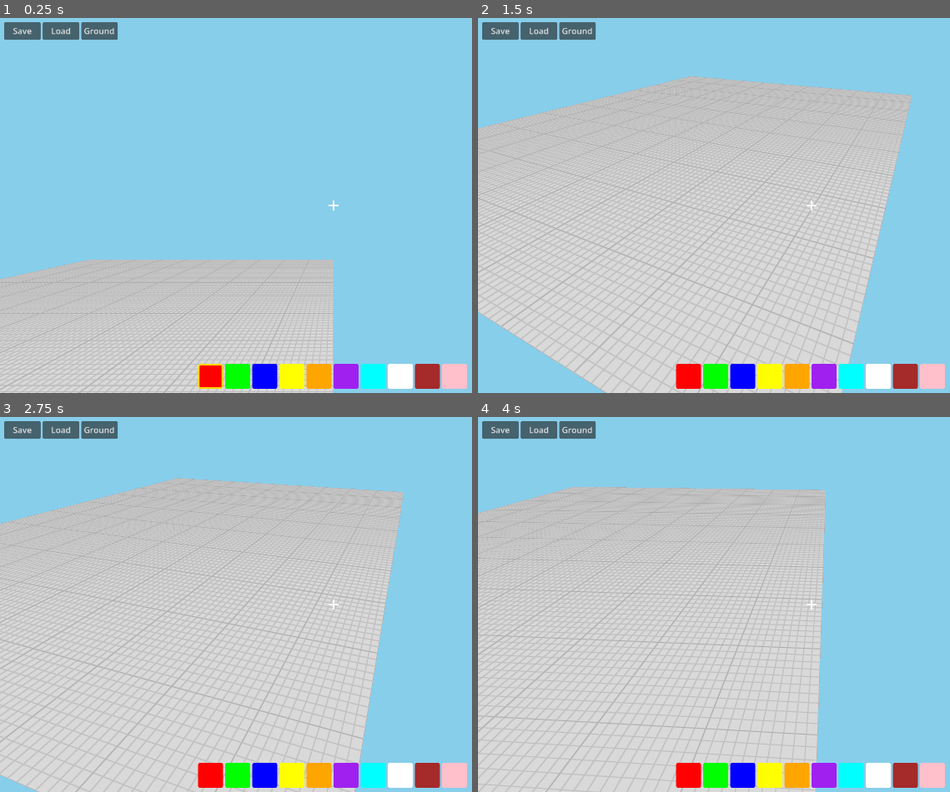
Above: before the commit, frames 1-4 (two rows, left to right).
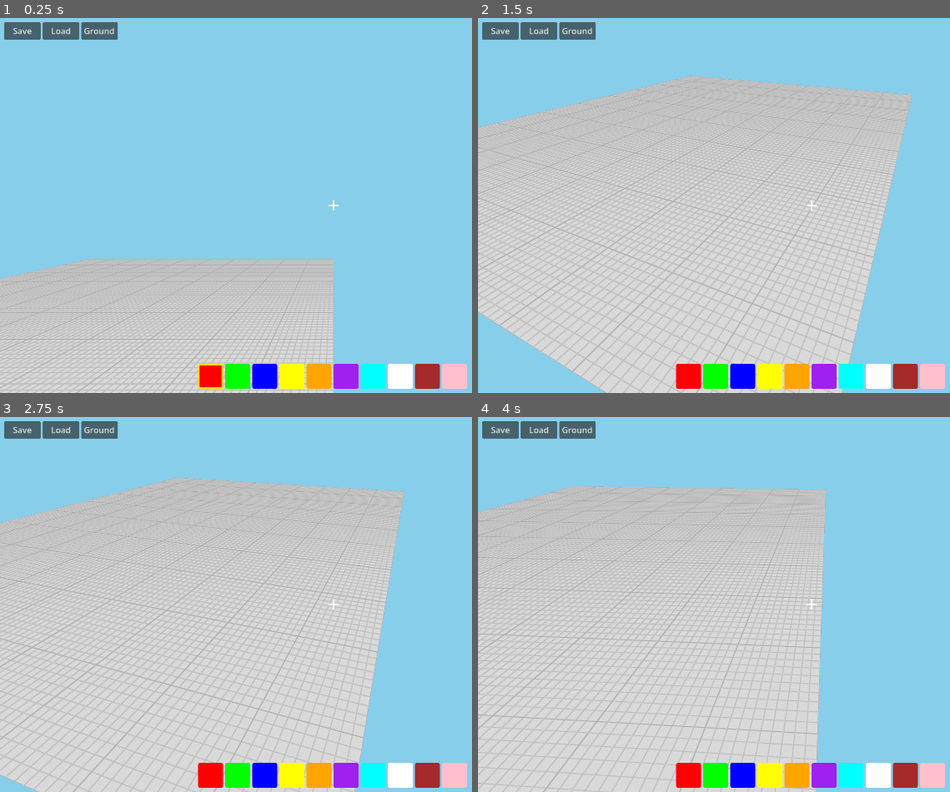
Above: after the commit, the same moments.

Repository: shbshc/building-game
Game: Godot game, scene res://scenes/main.tscn
The game is run twice, just before and just after one commit, with the same random seed, the same clock (stepped at 60 frames per second) and the same inputs.
Inputs (mouse positions are in pixels of both pictures, inside the frame that each line leads up to):
- Up to frame 1 (0.25 s): no input
- Up to frame 2 (1.5 s): click (690, 378) at 0.5 s; click (714, 378) at 1.25 s
- Up to frame 3 (2.75 s): click (264, 777) at 2 s
- Up to frame 4 (4 s): click (770, 777) at 2.75 s; click (798, 777) at 3.5 s

The runs differ from the first frame. In frame 1, 2.5% of the frame differs, in the area x 0-71%, y 64-100%; in frame 2, 5.5%; in frame 3, 5.8%; in frame 4, 6.1%, in the area x 0-74%, y 18-100%.

Commit message:
fix: player width 0.8 (<1 block), height 2.4 (<3 blocks), eye at 1.4

Diff:
--- a/scenes/main.tscn
+++ b/scenes/main.tscn
@@ -9,8 +9,8 @@
 [ext_resource type="Script" path="res://scripts/save_manager.gd" id="7_save_manager"]
 
 [sub_resource type="CapsuleShape3D" id="player_shape"]
-radius = 0.5
-height = 2.0
+radius = 0.4
+height = 1.6
 
 [sub_resource type="Environment" id="env_default"]
 background_mode = 1
@@ -40,7 +40,7 @@
 shape = SubResource("player_shape")
 
 [node name="Camera3D" type="Camera3D" parent="CameraRig"]
-transform = Transform3D(1, 0, 0, 0, 1, 0, 0, 0, 1, 0, 1.6, 0)
+transform = Transform3D(1, 0, 0, 0, 1, 0, 0, 0, 1, 0, 1.4, 0)
 fov = 75.0
 fov = 75.0
 
